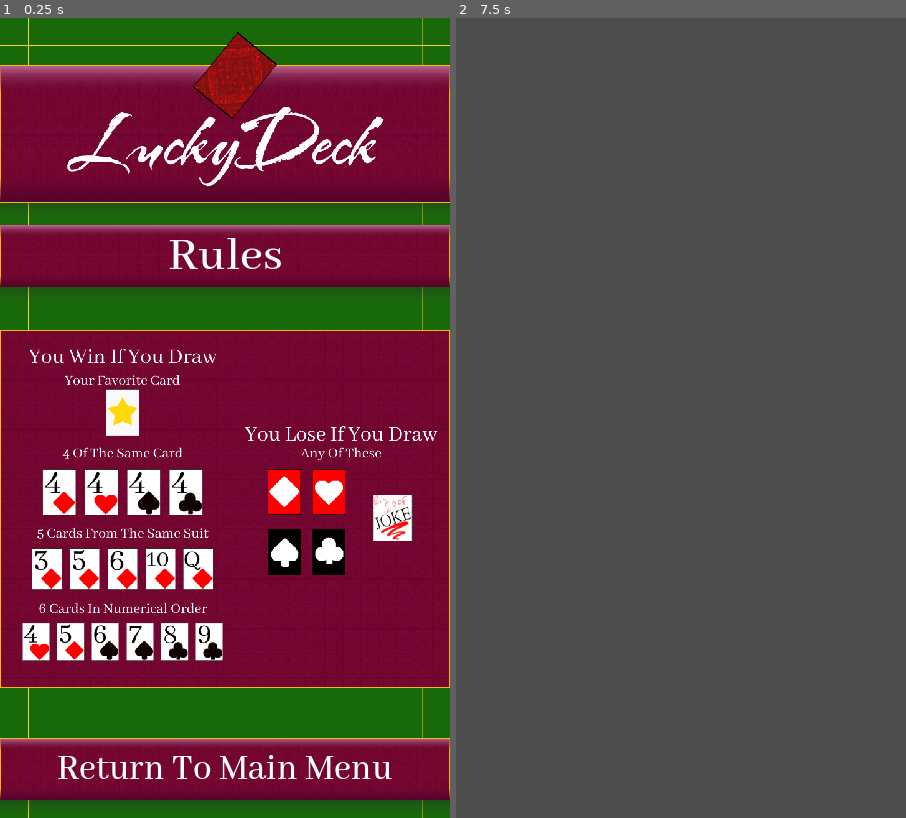
Above: before the commit, frames 1-2 (left to right).
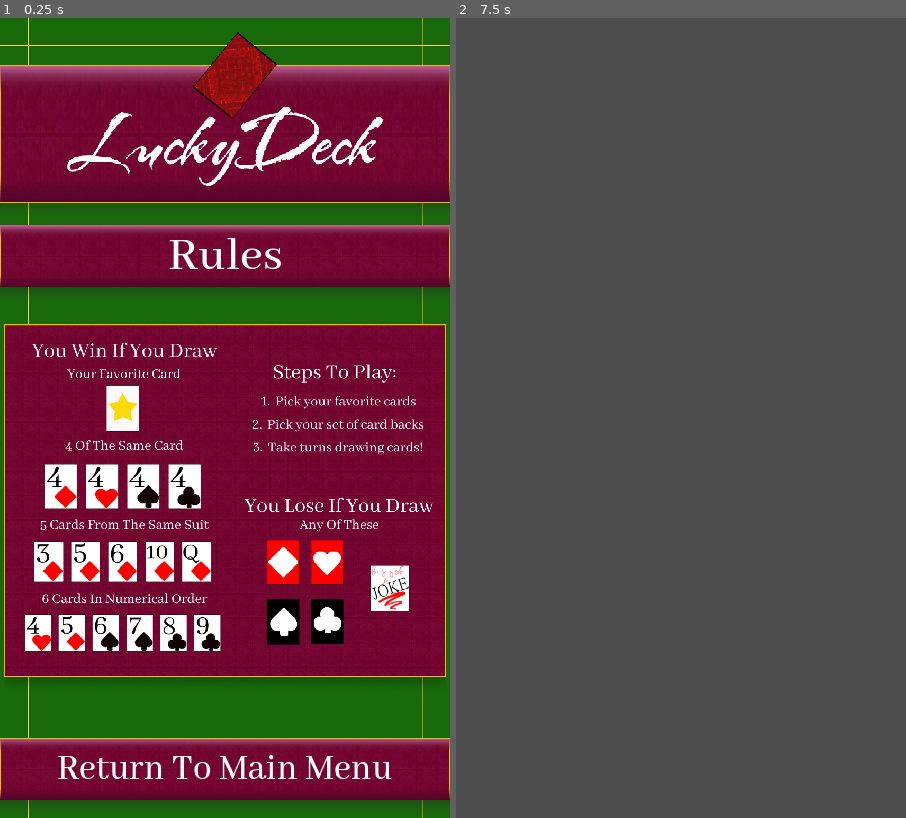
Above: after the commit, the same moments.

Repository: Yavuz7/LuckyDeck
Game: Godot game, scene res://Menus/rules_menu.tscn
Two runs of this game, one before a commit and one after it. Both use one fixed random seed, a clock stepped at 60 frames per second and the inputs below. This scene is started directly instead of the project's main scene.
Inputs (mouse positions are in pixels of both pictures, inside the frame that each line leads up to):
- Up to frame 1 (0.25 s): no input
- Up to frame 2 (7.5 s): click (681, 138) at 0.5 s; click "Rules" at 1.25 s; click (681, 506) at 2 s; click (681, 138) at 2.75 s; click "Rules" at 3.5 s; click (681, 506) at 4.25 s; click (681, 138) at 5 s; click "Rules" at 5.75 s; click (681, 506) at 6.5 s; click "Return To Main Menu" at 7.25 s

The runs differ from the first frame. In frame 1, 13% of the frame differs, in the area x 0-100%, y 38-84%; in frame 2, nothing differs.

Commit message:
Fixed Number Of Disabled Cards

Diff:
--- a/Menus/player_card_back_selection.tscn
+++ b/Menus/player_card_back_selection.tscn
@@ -116,6 +116,7 @@
 [node name="cardSelection" parent="mainLayout/SelectionBox" instance=ExtResource("5_pc7gh")]
 custom_minimum_size = Vector2(0, 500)
 layout_mode = 2
+size_flags_vertical = 3
 mouse_filter = 1
 
 [node name="Texturedtexture" parent="mainLayout/SelectionBox/cardSelection" index="0"]
--- a/Menus/rules_menu.tscn
+++ b/Menus/rules_menu.tscn
@@ -5,7 +5,7 @@
 [ext_resource type="PackedScene" uid="uid://cvgijvugy7wxe" path="res://assets/button_scene.tscn" id="2_ptkh5"]
 [ext_resource type="Texture2D" uid="uid://bgmppv2cfhcf6" path="res://assets/Images/luckydecklogo.png" id="3_rvoj6"]
 [ext_resource type="Theme" uid="uid://brkyelj36ne10" path="res://Scripts/maintheme.tres" id="4_6e6fk"]
-[ext_resource type="Texture2D" uid="uid://bojv4wt1n7yj0" path="res://assets/Images/rulesimage2.png" id="5_m3um4"]
+[ext_resource type="Texture2D" uid="uid://bqnacncuylnkt" path="res://assets/Images/rulesimage4.png" id="6_ekm46"]
 
 [sub_resource type="StyleBoxEmpty" id="StyleBoxEmpty_5r7bm"]
 
@@ -98,6 +98,7 @@
 
 [node name="RulesInfoBox" type="VBoxContainer" parent="mainLayoutRules"]
 layout_mode = 2
+size_flags_vertical = 3
 
 [node name="Rules Toggle" type="Button" parent="mainLayoutRules/RulesInfoBox"]
 custom_minimum_size = Vector2(0, 600)
@@ -119,7 +120,7 @@
 anchor_bottom = 1.0
 grow_horizontal = 2
 grow_vertical = 2
-texture = ExtResource("5_m3um4")
+texture = ExtResource("6_ekm46")
 expand_mode = 1
 stretch_mode = 5
 metadata/_edit_use_anchors_ = true
--- a/Scripts/GameManager.gd
+++ b/Scripts/GameManager.gd
@@ -61,6 +61,16 @@
 		if playerFavoriteCards[i][1] == 1 && !disabledAces.has(playerFavoriteCards[i][0]):
 			disabledAces.append(playerFavoriteCards[i][0])
 		i+= 1
+	#Hopefully removes two aces from the deck
+	#	Deck.size - 52 = Num of Jokers
+	#	4 - numOfPlayers = Num of Aces To Disabled
+	var deckOverflow = Deck.size() - 52 + (4 - numOfPlayers)
+	if(disabledAces.size() < deckOverflow && numOfPlayers < 4):
+		var aceToCheck = 1
+		while disabledAces.size() < deckOverflow && aceToCheck < 5:
+			if !disabledAces.has(aceToCheck):
+				disabledAces.append(aceToCheck)
+			aceToCheck += 1
 	print("Disabled Aces:" ,disabledAces)
 	print("Match Scores: ",matchScores)
 #This Function Handles Stuff That Needs To Happen before player input
@@ -94,7 +104,6 @@
 
 
 func changeSongsWithScene():
-	print("cardsDrawn")
 	if(cardsDrawn > 9 && !gameOver):
 		SoundManager.songSetsChangeSong()
 		cardsDrawn = 0
@@ -194,11 +203,11 @@
 		return true
 
 func checkFavoriteCardVictory():
-	if(gamePlayers[currentPlayer].cards.back() == playerFavoriteCards[currentPlayer]):
+	var lastDrawnCard = gamePlayers[currentPlayer].cards.back()
+	if(lastDrawnCard == playerFavoriteCards[currentPlayer]):
 		var winningCard = [[0,gamePlayers[currentPlayer].favoriteCard]]
 		victoryHandler("Victory By Favorite Card Drawn!", winningCard)
 		return "Favorite Card Drawn!"
-
 func checkVictoryHands():
 	var arrayOfValues = gamePlayers[currentPlayer].cardTexturesSortedValues.map(func(pair): return pair[0]);
 	var arrayOfSuits = gamePlayers[currentPlayer].cardTexturesSortedSuits.map(func(pair): return pair[0]);
--- a/Scripts/SoundManager.gd
+++ b/Scripts/SoundManager.gd
@@ -26,8 +26,8 @@
 [sortCards,-6],
 [pauseMenuOpen,-6],
 [pauseMenuClose,-3],
-[defeatSound,-6],
-[victorySound,-6]]
+[defeatSound,0],
+[victorySound,-4]]
 
 enum {CONTINUE_SOUND,
 RETURN_SOUND,
--- a/Scripts/deckDealer.gd
+++ b/Scripts/deckDealer.gd
@@ -45,7 +45,7 @@
 			favoriteCardsSuitsUsed.append(favoriteCards[card])
 			Deck.append([5,1])
 			gridCards.append(Card.new(cardBack))
-			print(favoriteCardsSuitsUsed)
+#			print("Favorite Card Used",favoriteCardsSuitsUsed)
 
 #Needs to be tested later, but should be dynamic row size
 func figureOutSize():
--- a/project.godot
+++ b/project.godot
@@ -10,10 +10,10 @@
 
 [application]
 
-config/name="Lucky Deck"
+config/name="LuckyDeck"
 run/main_scene="res://Scripts/main_menu.tscn"
 config/features=PackedStringArray("4.1", "Mobile")
-config/icon="res://Scripts/icon.svg"
+config/icon="res://googlePlayIcon.png"
 
 [autoload]
 
Binary file removed: assets/Images/CardFronts/cards5-4.png
Binary file removed: assets/Images/rulesimage2.png
Binary file added: assets/Images/rulesimage4.png
Not shown, changed: assets/Images/rulesimage4.png.import
Binary file added: googlePlayIcon.png
Not shown, changed: googlePlayIcon.png.import
Binary file added: luckdeckbackground.png
Not shown, changed: luckdeckbackground.png.import
Binary file added: luckdeckfrontground.png
Not shown, changed: luckdeckfrontground.png.import
Binary file removed: luckydeckbgicon.png
Binary file added: luckydeckfronticon2.png
(and 3 more such lines)
